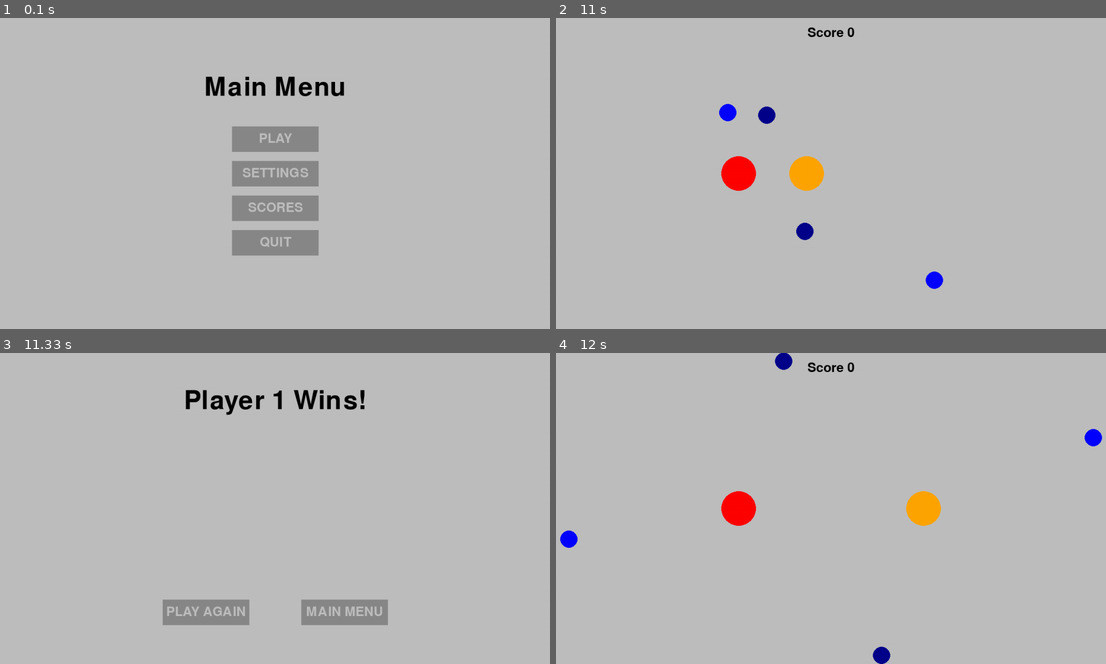
Above: before the commit, frames 1-4 (two rows, left to right).
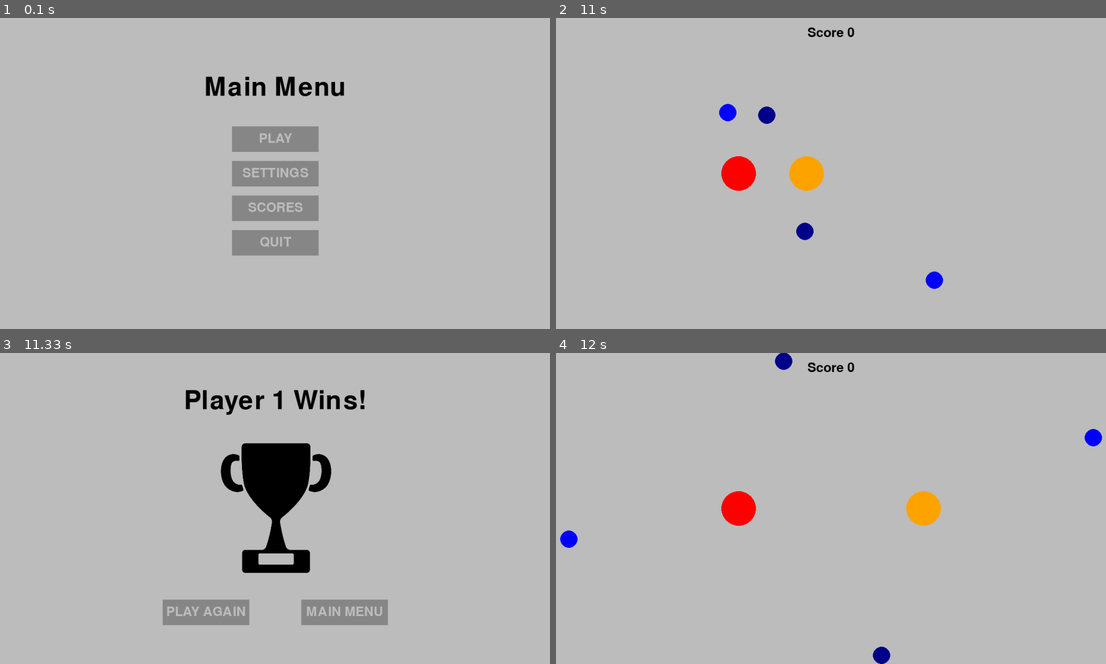
Above: after the commit, the same moments.

Repository: EricNohara/PyGame-Circumventor
Game: pygame game, started from main.py
Same seed, same stepped clock (60 frames per second), same inputs: the game is played once before the commit and once after it.
Inputs (mouse positions are in pixels of both pictures, inside the frame that each line leads up to):
- Up to frame 1 (0.1 s): no input
- Up to frame 2 (11 s): click (831, 173) at 0.38 s; click (627, 142) at 0.72 s; click "MEDIUM" at 2.18 s; click (1034, 279) at 2.52 s; click (787, 154) at 3.42 s; click (924, 282) at 3.75 s; click "1-PLAYER" at 5.22 s; click (693, 220) at 5.55 s; click "2-PLAYER" at 7.02 s; move the mouse to (721, 55) at 7.3 s; click (721, 55) at 7.35 s; click (820, 201) at 8.25 s; click (996, 92) at 8.58 s; click (836, 220) at 8.92 s; click (908, 220) at 9.25 s; click (858, 201) at 9.58 s; click (869, 266) at 9.92 s; tap Enter at 10.2 s; hold Left from 10.53 s (still down); move the mouse to (1001, 245) at 10.57 s
- Up to frame 3 (11.33 s): release Left at 11.07 s; hold Down from 11.1 s (still down); hold S from 11.1 s (still down)
- Up to frame 4 (12 s): release Down at 11.4 s; release S at 11.4 s; click "PLAY AGAIN" at 11.92 s

Frames 1-2 are identical in both runs. In frame 3, 4.0% of the frame differs, in the area x 40-61%, y 29-71%; in frame 4, nothing differs.

Commit message:
added icons on the winning screen

Diff:
--- a/betagame.py
+++ b/main.py
@@ -309,10 +309,15 @@
         screen.fill("grey")
         if player_num != -1:
             header = header_font.render("Player {} Wins!".format(player_num), True, "black")
+            img = pg.image.load("assets/trophy.png")
+            img = pg.transform.scale(img, (img.get_width()/3, img.get_height()/3))
         else:
             header = header_font.render("Tie Game, Play Again!", True, "black")
+            img = pg.image.load("assets/tie.png")
         header_rect = header.get_rect()
+        img_rect = img.get_rect()
         screen.blit(header, ((WIDTH-header_rect.w)/2,(HEIGHT-header_rect.h)/8))
+        screen.blit(img, ((WIDTH-img_rect.w)/2, HEIGHT/4.5))
 
         PLAY_AGAIN_BTN = Button(image=pg.image.load("assets/Btn-Rect2.png"), pos=(WIDTH/2 - 160, HEIGHT/1.2), text_input="PLAY AGAIN", font=font, base_color="grey", hovering_color="white")
         MENU_BTN = Button(image=pg.image.load("assets/Btn-Rect2.png"), pos=(WIDTH/2 + 160, HEIGHT/1.2), text_input="MAIN MENU", font=font, base_color="grey", hovering_color="white")
Binary file added: assets/tie.png
Binary file added: assets/trophy.png
